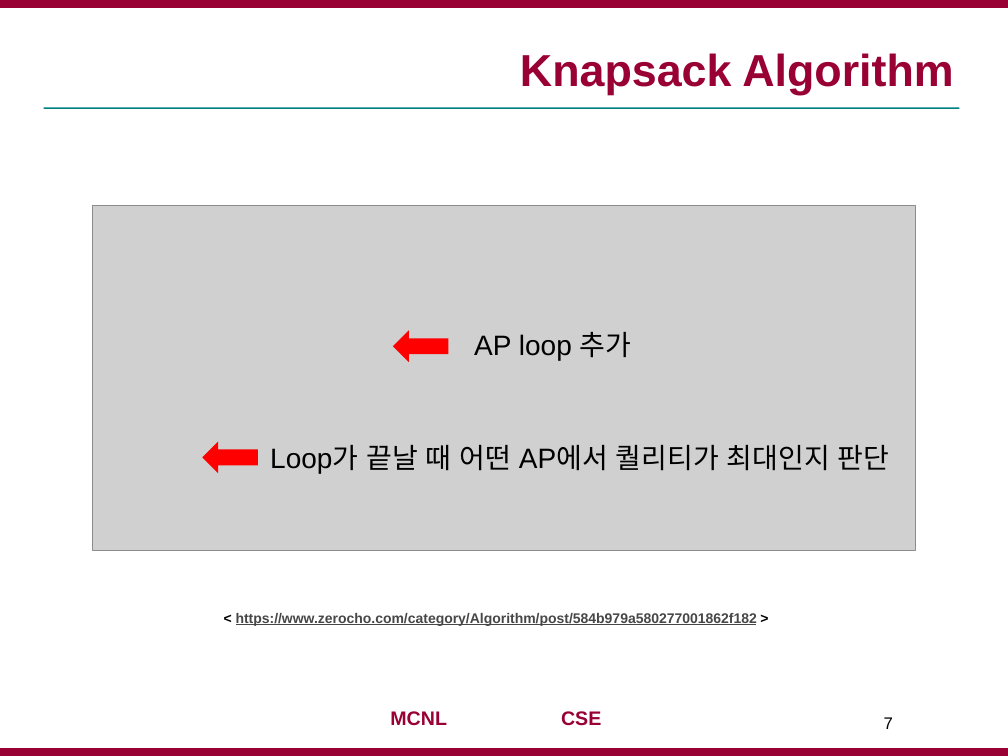
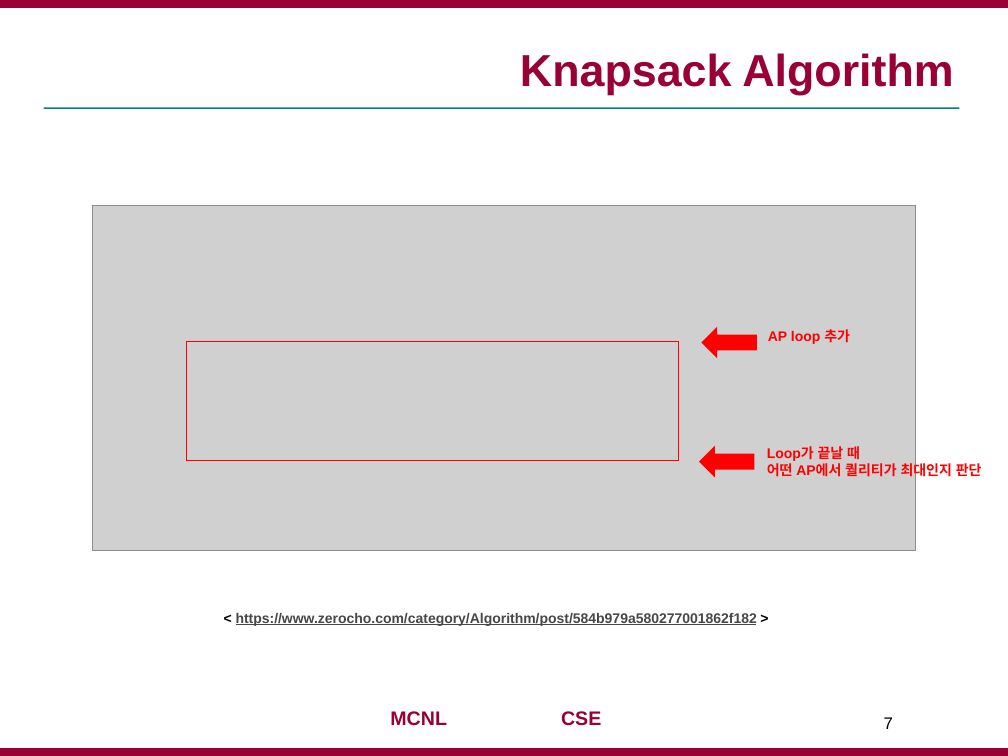
Before and after one commit to jaejunha/Paper, a slide deck: slide 7 of Daily(written_in_Korean)/181005.pptx. Drawn at 1008x756 pixels with LibreOffice and Linux fonts; fonts in the diff are those of the drawing; grey boxes stand for pictures; background and template pictures are left out. Boxes give left, top, right and bottom in pixels: in the first picture for what was removed or moved away, otherwise in the second. Text is boxed around its words. In the diff, an @@ line names an element or a change of style, - is before the commit and + after.

```diff
--- a/Daily(written_in_Korean)/181005.pptx
+++ b/Daily(written_in_Korean)/181005.pptx
@@ right arrow: place and size @@
-right arrow at [393, 331, 449, 362]
+right arrow at [702, 327, 757, 358]
@@ text "AP loop 추가" at [768, 329, 850, 344]: size 20 to 10 pt, text colour #000000 to #FF0000, bold on @@
@@ text "AP loop 추가": place and size @@
-text "AP loop 추가" at [474, 332, 632, 360]
+text "AP loop 추가" at [768, 329, 850, 344]
@@ rectangle added at [186, 342, 678, 461], outline #FF0000 0.75 pt @@
@@ right arrow: place and size @@
-right arrow at [203, 442, 258, 473]
+right arrow at [699, 446, 754, 477]
@@ text "Loop가 끝날 때 어떤 AP에서 ...": place and size @@
-text "Loop가 끝날 때 어떤 AP에서 ..." at [270, 445, 890, 473]
+text "Loop가 끝날 때 어떤 AP에서 ..." at [767, 446, 982, 479]
@@ text "Loop가 끝날 때 어떤 AP에서 ..." at [767, 446, 982, 479]: size 20 to 10 pt, text colour #000000 to #FF0000, bold on @@
```
Also in this commit, not shown: 4 other slides changed.
